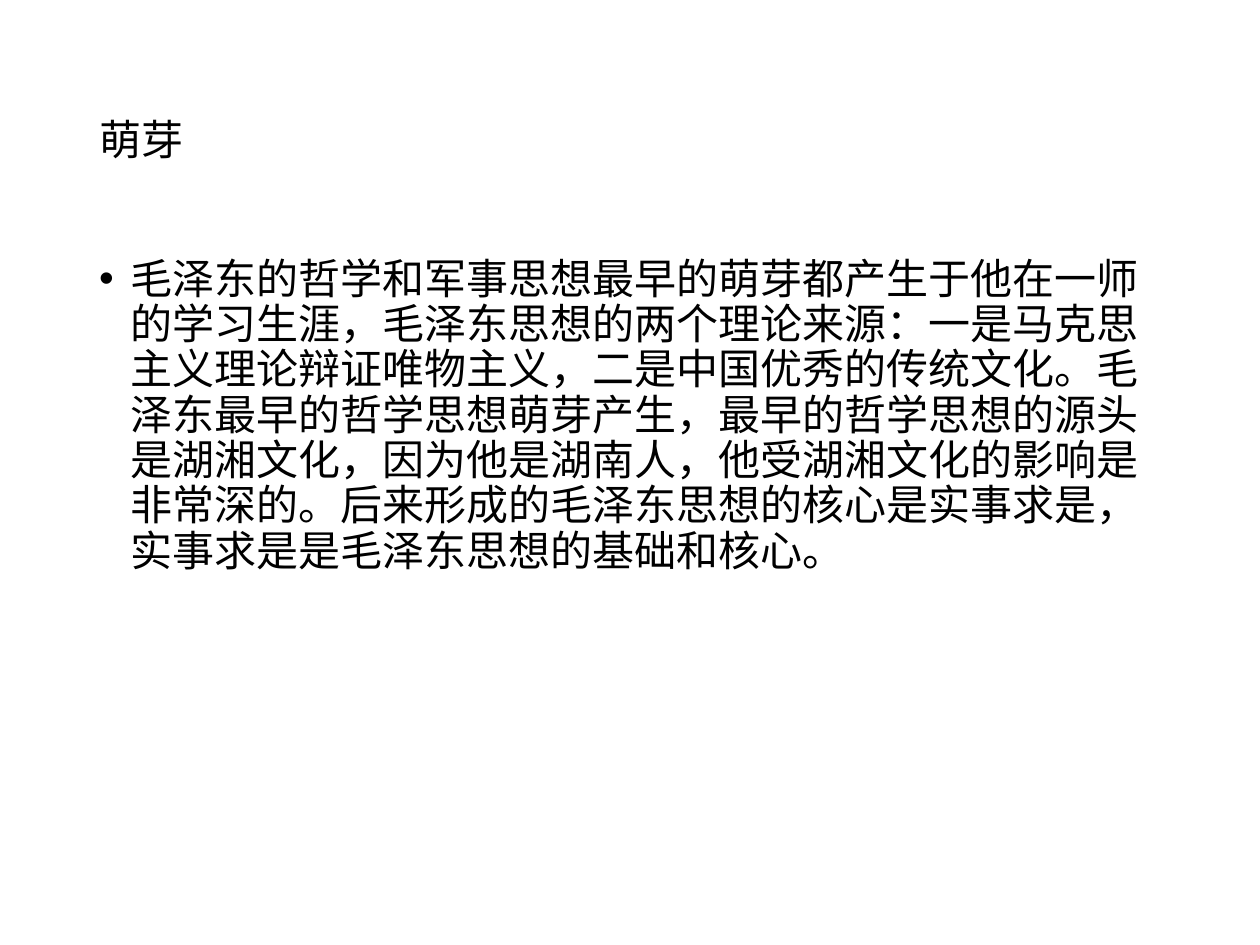
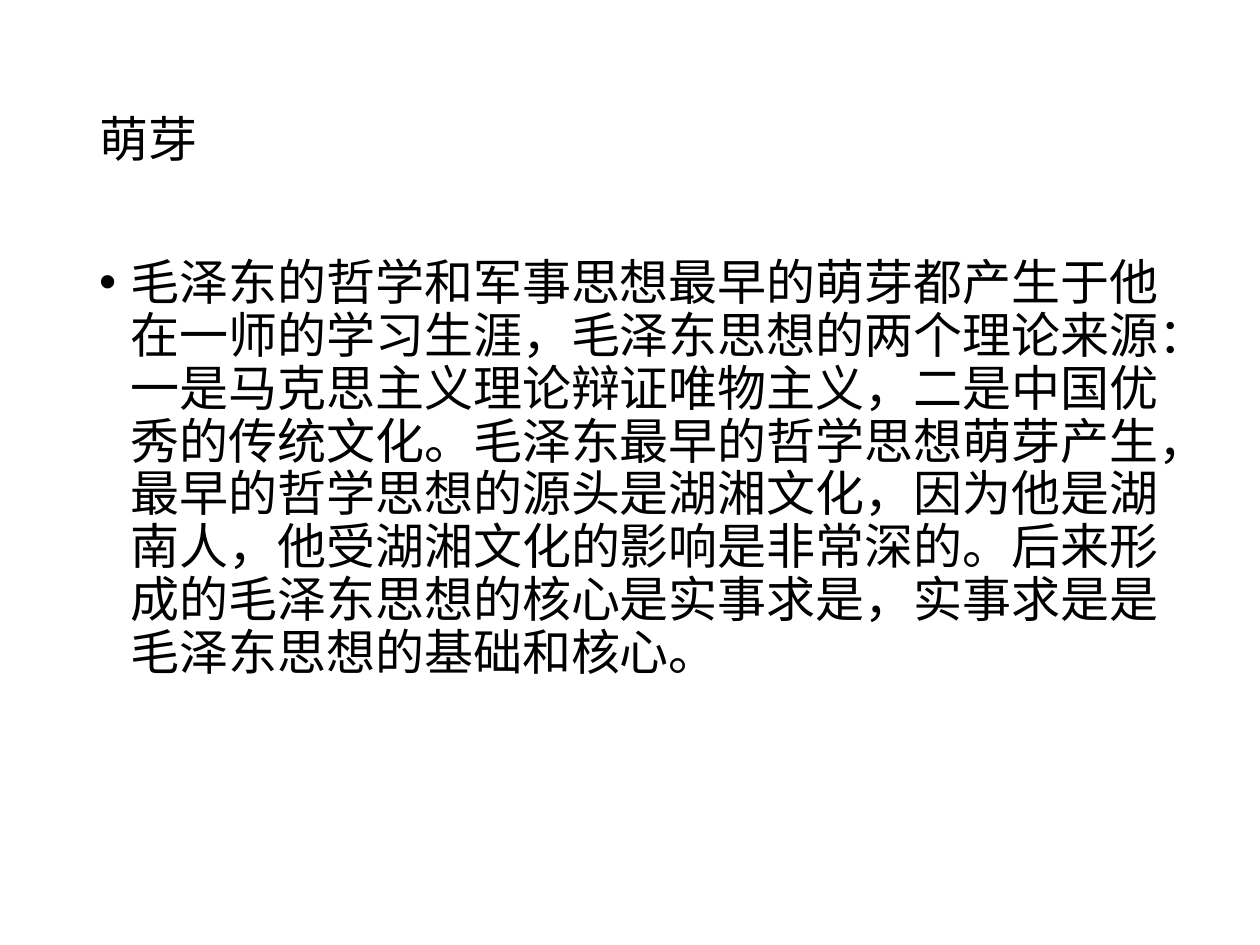
Before and after one commit to 117503445/history-ppt, a slide deck: slide 16 of 近代史张都铭小组-结构.pptx. Drawn at 1260x945 pixels with LibreOffice and Linux fonts; fonts in the diff are those of the drawing. Boxes give left, top, right and bottom in pixels: in the first picture for what was removed or moved away, otherwise in the second. Text is boxed around its words. In the diff, an @@ line names an element or a change of style, - is before the commit and + after.

```diff
--- a/近代史张都铭小组-结构.pptx
+++ b/近代史张都铭小组-结构.pptx
@@ title "萌芽" at [99, 115, 197, 161]: size 24 to 28 pt @@
@@ text "毛泽东的哲学和军事思想最早的萌芽都产生于他在一师的学习生涯，毛泽东思想的两个理论来源：一是马克思主义理论辩证唯物主义，二 ..." at [131, 258, 1208, 674]: size 24 to 28 pt @@
```
Also in this commit, not shown: 18 other slides changed, 7 other files.
